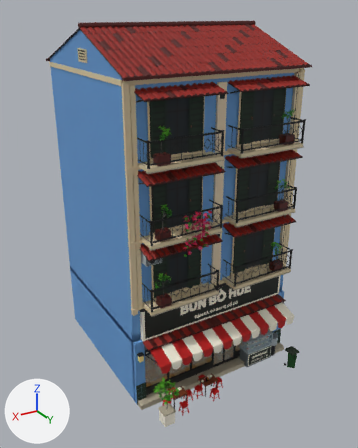
A saved change to the FBX model Assets/PhoViet/Art/Streets/PV_StreetShop08.fbx.
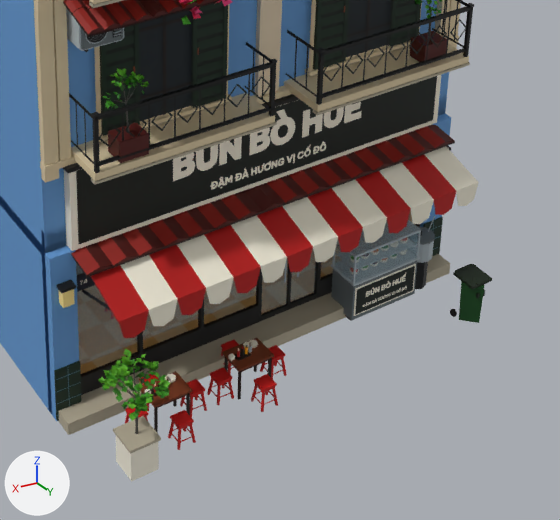
Old and new are each drawn whole from a 50 mm lens placed at (11.48, 19.88, 16.26), pointed at (0.32, 1.28, 6.96) and again close up on the part from 32% to 91% of the width and 55% to 99% of the height. The lights are fixed; the arrows at lower left show +X, +Y and +Z. The first two pictures are the older version. Objects named as collision shapes, trigger or cutter boxes, shadow casters or lower levels of detail are left out. Where no turn or scale is listed for an object, it has been applied to the vertices. Vertices at exactly the same position are counted once.

Script lines for the objects in view, before the commit:
```python
me_pv_streetshop08_lod0 = bpy.data.meshes.new('PV_StreetShop08_LOD0')
me_pv_streetshop08_lod0.from_pydata(...)  # 20502 vertices, 14315 faces; spans x -4.3..4.3, y -4.2..6.2, z 0.0..15.8
# faces by material slot: [14308, 7]
me_pv_streetshop08_lod0.materials.append(mat_pv_streetatlas)  # picture img_pv_streetpalette_png
me_pv_streetshop08_lod0.materials.append(mat_pv_streetglass)  # cyan #99c4d6
ob_pv_streetshop08_lod0 = bpy.data.objects.new('PV_StreetShop08_LOD0', me_pv_streetshop08_lod0)
ob_pv_streetshop08_lod0.location = (0.0, 0.0, 0.0)
```
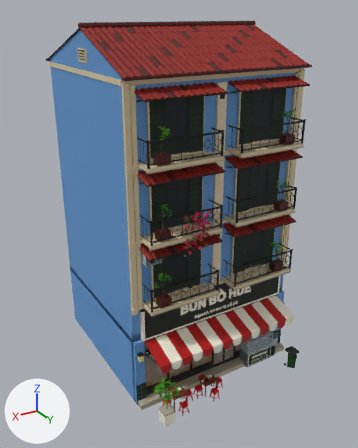
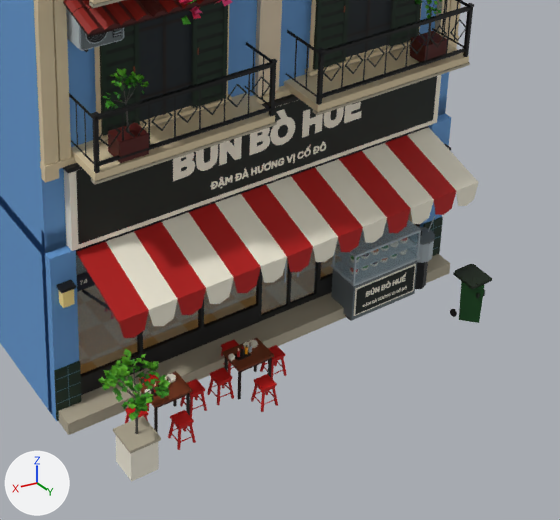
Pixel boxes [x1, y1, x2, y2] of what changed, in the close-ups (560 x 520 px):
part 1 of me_pv_streetshop08_lod0, deleted
    before: [71, 125, 455, 277]

The edits, one by one:
me_pv_streetshop08_lod0 is used by ob_pv_streetshop08_lod0; location (0.0, 0.0, 0.0).
me_pv_streetshop08_lod0 had 20502 vertices, 14315 faces and spanned x -4.3..4.3, y -4.2..6.2, z 0.0..15.8.
me_pv_streetshop08_lod0 now has 20412 vertices, 14261 faces and spans x -4.3..4.3, y -4.2..6.2, z 0.0..15.8.
me_pv_streetshop08_lod0 part 1: the loose piece of 90 vertices spanning x -3.8..3.8, y 3.9..4.6, z 3.1..3.3 is deleted.
